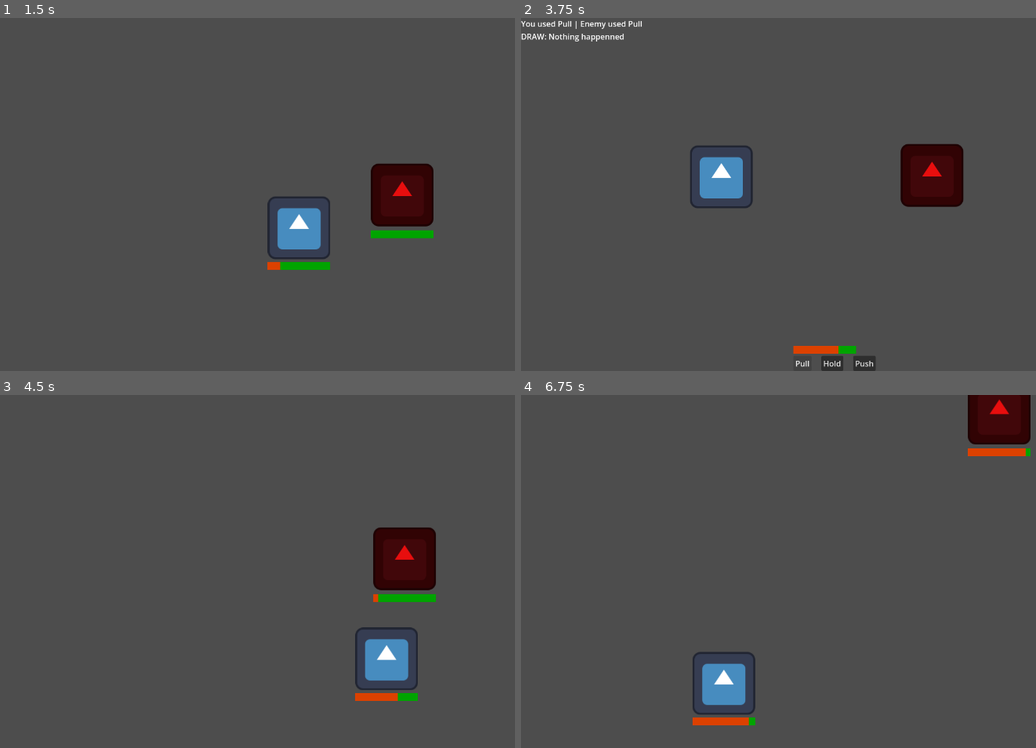
Above: before the commit, frames 1-4 (two rows, left to right).
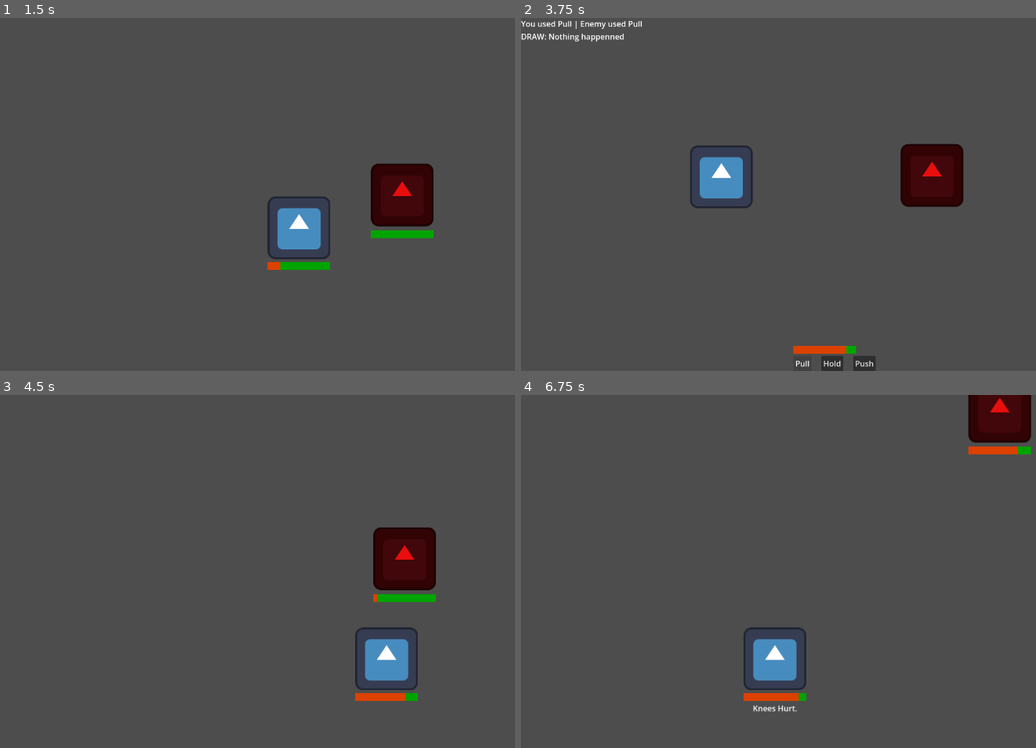
Above: after the commit, the same moments.

Repository: johnreybacal/gran-theft-aubrey
Game: Godot game, scene res://scenes/game_explore.tscn
Same seed, same stepped clock (60 frames per second), same inputs: the game is played once before the commit and once after it. The engine's default icon, where the game draws it, is replaced by a stand-in: a white triangle on a blue panel in a dark square.
Inputs:
- Up to frame 1 (1.5 s): tap Enter at 0.5 s; hold D (move_right) 0.53-1.28 s; hold S (move_down) from 1.28 s (still down)
- Up to frame 2 (3.75 s): release S (move_down) at 2.03 s; hold D (move_right) 2.03-2.78 s; hold W (move_up) 2.78-3.5 s; click "Pull" at 3.5 s
- Up to frame 3 (4.5 s): click "Hold" at 4.25 s
- Up to frame 4 (6.75 s): hold A (move_left) 5.03-6.53 s; hold S (move_down) from 6.53 s (still down)

Frame 1 is identical in both runs. In frame 2, less than 0.1% of the frame differs, in the area x 61-64%, y 92-96%; in frame 3, less than 0.1%; in frame 4, 3.5%, in the area x 33-100%, y 0-94%.

Commit message:
arthritis rate penalty

Diff:
--- a/scripts/classes.gd
+++ b/scripts/classes.gd
@@ -5,6 +5,7 @@
     var arthritis: float = 0
     var max_arthritis: float = 5
     var arthritis_rate: float = 1
+    var arthritis_rate_penalty: float = .0
     var is_recovering: bool = false
     var stats: GrannyStats
 
@@ -26,12 +27,13 @@
         return arthritis < max_arthritis
 
     func increase_arthritis(delta: float):
-        arthritis += delta * arthritis_rate
+        arthritis += delta * (arthritis_rate + arthritis_rate_penalty)
         if arthritis >= max_arthritis:
             arthritis = max_arthritis
             is_recovering = true
             stats.on_knees_hurt()
         stats.update_arthritis(arthritis)
+        _update_arthritis_rate_penalty()
 
     func decrease_arthritis(delta: float):
         if arthritis > 0:
@@ -42,6 +44,10 @@
         else:
             arthritis = 0
         stats.update_arthritis(arthritis)
+        _update_arthritis_rate_penalty()
+
+    func _update_arthritis_rate_penalty():
+        arthritis_rate_penalty = (arthritis / max_arthritis) / 2
 
 
 class GrannyNpc extends Granny:
--- a/scripts/explore_enemy.gd
+++ b/scripts/explore_enemy.gd
@@ -2,7 +2,7 @@
 class_name ExploreEnemy
 
 @export var move_speed: float = 200
-@export var arthitis_rate: float = 2
+@export var arthitis_rate: float = 1.5
 var granny: Classes.GrannyNpc
 var player: ExplorePlayer
 
